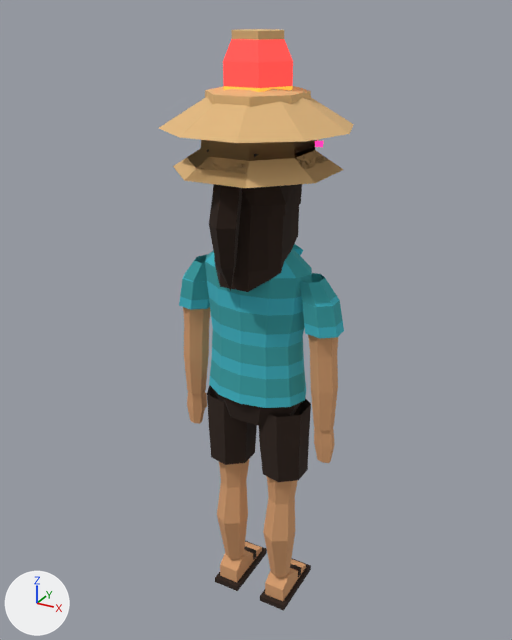
The glTF model apps/client/public/assets/chr_base.glb, before and after one commit.
The view is the same before and after, from a 50 mm lens placed at (0.923, -1.686, 1.859), pointed at (-0.027, 0.041, 0.996). Lighting does not change. The marker at lower left points along +X, +Y and +Z. The older version comes first. Vertices at exactly the same position are counted once.

Objects in the first picture: 'capelli_2', 'capelli_3', 'capelli_5', 'capelli_6', 'cappello_lanterna', 'cappello_paglia', 'cappello_pescatore', 'chr_base' and 1 more.
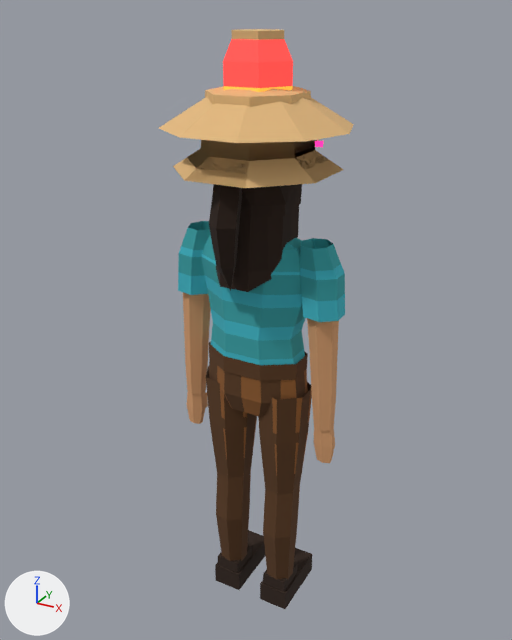
The change, as a list of edits to the scene's bpy script:
```text
Change me_chr_base:
    used by ob_chr_base; location = (0.0, 0.0, 0.0)
    remove me_chr_base.from_pydata(...)  # 497 vertices, 776 faces; spans x -0.27..0.26, y -0.11..0.15, z 0.0..1.6
    add me_chr_base.from_pydata(...)  # 415 vertices, 634 faces; spans x -0.27..0.26, y -0.1..0.16, z 0.0..1.61
    me_chr_base part 1: the loose piece of 24 vertices spanning x -0.15..0.15, y -0.09..0.09, z 0.71..0.86 is moved by (0.0, 0.0, 0.02)
    me_chr_base part 2: the loose piece of 8 vertices spanning x -0.14..-0.04, y -0.06..0.15, z 0.0..0.02 is scaled about the mesh origin by (1.04, 0.99, 3.5)
    me_chr_base part 3: the loose piece of 8 vertices spanning x -0.13..-0.05, y 0.07..0.09, z 0.03..0.06 is scaled about its middle by (1.08, 5.55, 1.34), then moved by (0.0, -0.08, 0.04)
    me_chr_base part 4: the loose piece of 8 vertices spanning x 0.04..0.14, y -0.06..0.15, z 0.0..0.02 is scaled about the mesh origin by (1.04, 0.99, 3.5)
    me_chr_base part 5: the loose piece of 8 vertices spanning x 0.05..0.13, y 0.07..0.09, z 0.03..0.06 is scaled about its middle by (1.08, 5.55, 1.34), then moved by (0.0, -0.08, 0.04)
    me_chr_base part 6: the loose piece of 74 vertices spanning x -0.17..0.17, y -0.11..0.12, z 0.79..1.28 is rebuilt with 48 vertices and now spans x -0.17..0.17, y -0.09..0.11, z 0.9..1.3, in mat_mat_vestito
    me_chr_base part 7: the loose piece of 30 vertices spanning x 0.03..0.15, y -0.07..0.06, z 0.1..0.6 is rebuilt with 35 vertices and now spans x 0.0..0.17, y -0.08..0.08, z 0.1..0.82, in mat_mat_atlas (picture img_atlas)
    me_chr_base part 8: the loose piece of 30 vertices spanning x -0.15..-0.03, y -0.07..0.06, z 0.1..0.6 is rebuilt with 35 vertices and now spans x -0.18..-0.01, y -0.08..0.08, z 0.1..0.82, in mat_mat_atlas (picture img_atlas)
    me_chr_base part 9: the loose piece of 21 vertices spanning x -0.27..-0.14, y -0.05..0.05, z 1.03..1.18 is rebuilt with 21 vertices and now spans x -0.27..-0.14, y -0.06..0.06, z 1.08..1.28
    me_chr_base part 10: the loose piece of 21 vertices spanning x 0.13..0.26, y -0.05..0.05, z 1.03..1.18 is rebuilt with 21 vertices and now spans x 0.13..0.26, y -0.06..0.06, z 1.08..1.28
    me_chr_base part 11: a new loose piece of 16 vertices spanning x -0.15..0.15, y -0.1..0.1, z 0.87..0.92, in mat_mat_atlas (picture img_atlas)
    me_chr_base part 12: the loose piece of 21 vertices spanning x -0.17..-0.01, y -0.08..0.08, z 0.52..0.76 is deleted
    me_chr_base part 13: the loose piece of 21 vertices spanning x 0.01..0.17, y -0.08..0.08, z 0.52..0.76 is deleted
    me_chr_base part 14: the loose piece of 20 vertices spanning x 0.06..0.12, y -0.05..0.14, z 0.02..0.1 is deleted
    me_chr_base part 15: the loose piece of 20 vertices spanning x -0.12..-0.06, y -0.05..0.14, z 0.02..0.1 is deleted
    me_chr_base part 16: 4 vertices moved within x -0.05..0.05, y 0.05..0.09, z 1.33..1.37; 55 vertices removed from x -0.25..0.25, y -0.11..0.09, z 1.08..1.6; 55 vertices added at x -0.25..0.25, y -0.1..0.1, z 1.1..1.61
    me_chr_base part 17: 8 vertices removed from x -0.26..-0.19, y -0.04..0.04, z 0.64..0.85; 8 vertices added at x -0.25..-0.19, y -0.03..0.04, z 0.64..0.82
    other edits to the shape of me_chr_base do not show in these pictures
```

Where the change shows, as pixel boxes (x1, y1, x2, y2) in the pictures (512 x 640 px; the box of a moved part takes in the faces that stretch with it):
'chr_base', reshaped
    before: (179, 244, 344, 611)
    after: (178, 221, 345, 609)
part 1 of me_chr_base, moved or reshaped
    before: (212, 388, 302, 426)
    after: (209, 359, 308, 416)
part 2 of me_chr_base, moved or reshaped
    before: (215, 541, 267, 591)
    after: (215, 530, 265, 590)
part 3 of me_chr_base, moved or reshaped
    before: (244, 546, 256, 560)
    after: (218, 545, 252, 573)
part 4 of me_chr_base, moved or reshaped
    before: (260, 558, 311, 611)
    after: (260, 548, 312, 609)
part 5 of me_chr_base, moved or reshaped
    before: (290, 564, 301, 577)
    after: (263, 563, 297, 592)
part 6 of me_chr_base, rebuilt
    before: (205, 244, 312, 408)
    after: (201, 235, 305, 365)
part 7 of me_chr_base, rebuilt
    before: (263, 477, 298, 577)
    after: (258, 382, 312, 579)
part 8 of me_chr_base, rebuilt
    before: (217, 459, 249, 559)
    after: (206, 366, 257, 561)
part 9 of me_chr_base, rebuilt (6% wider, 32% taller)
    before: (179, 254, 210, 310)
    after: (178, 221, 211, 295)
part 10 of me_chr_base, rebuilt (27% taller)
    before: (300, 273, 344, 339)
    after: (300, 238, 345, 322)
part 11 of me_chr_base, added (brown)
    after: (209, 342, 308, 381)
part 12 of me_chr_base, deleted
    before: (207, 385, 257, 465)
part 13 of me_chr_base, deleted
    before: (259, 398, 311, 482)
part 14 of me_chr_base, deleted (orange)
    before: (265, 559, 306, 601)
part 15 of me_chr_base, deleted (orange)
    before: (220, 542, 262, 582)
part 16 of me_chr_base, moved or reshaped
    before: (183, 307, 338, 357)
    after: (183, 292, 339, 357)
part 17 of me_chr_base, moved or reshaped
    before: (184, 322, 209, 408)
    after: (184, 322, 210, 407)
